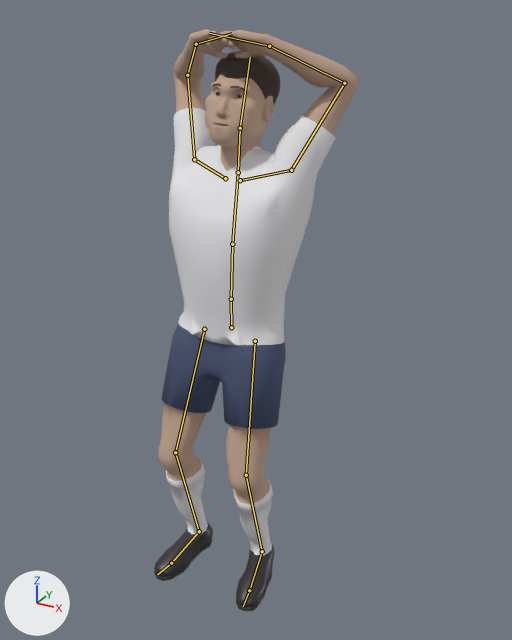
One commit to the Blender file assets/figure/figure.blend: the scene before it, then after it.
The view is the same before and after, from a 50 mm lens placed at (1.089, -1.78, 1.884), pointed at (0.065, 0.082, 0.953). Every picture has the same lights, and +X, +Y and +Z are marked at lower left. The picture after the commit comes second. Both versions are drawn at frame 15 of the action 'despair'; the numbers are the values there. The bones that bend it are drawn over the model as lines.

In view in the first picture: 'body', 'eyes', 'hair_short'.
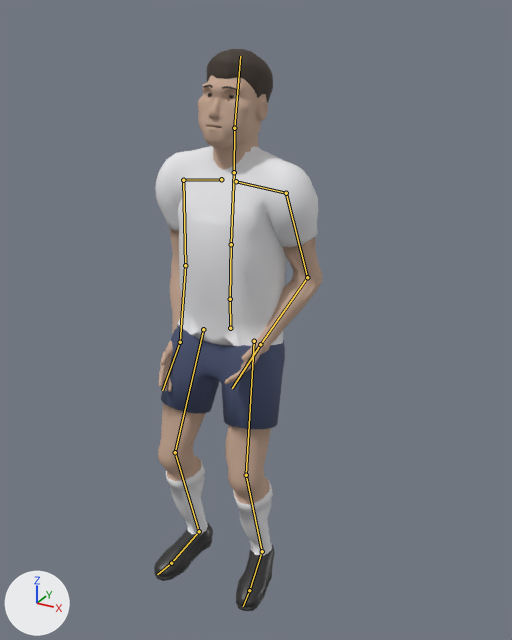
What changed in the scene script:
```text
Change bone_spine:
    where bone_spine = bpy.data.objects['rig'].pose.bones['spine']  # child of 'hips'
    bone_spine.rotation_quaternion: (0.999, -0.042, 0.0, 0.0) -> (1.0, -0.027, 0.0, 0.0)  # degrees (-5, 0, 0) -> degrees (-3, 0, 0)
Change bone_chest:
    where bone_chest = bpy.data.objects['rig'].pose.bones['chest']  # child of 'spine'
    bone_chest.rotation_quaternion: (0.999, -0.052, 0.0, 0.0) -> (0.999, -0.038, 0.0, 0.0)  # degrees (-6, 0, 0) -> degrees (-4, 0, 0)
Change bone_shoulder_l:
    where bone_shoulder_l = bpy.data.objects['rig'].pose.bones['shoulder_L']  # child of 'chest'
    bone_shoulder_l.rotation_quaternion: (0.975, -0.064, -0.055, 0.203) -> (1.0, 0.0, 0.0, 0.0)  # degrees (-8, -5, 24) -> degrees (0, 0, 0)
Change bone_upper_arm_l:
    where bone_upper_arm_l = bpy.data.objects['rig'].pose.bones['upper_arm_L']  # child of 'shoulder_L'
    bone_upper_arm_l.rotation_quaternion: (-0.621, -0.218, 0.374, -0.654) -> (0.907, -0.08, 0.257, -0.325)  # degrees (-19, -49, 102) -> degrees (-20, 24, -44)
Change bone_forearm_l:
    where bone_forearm_l = bpy.data.objects['rig'].pose.bones['forearm_L']  # child of 'upper_arm_L'
    bone_forearm_l.rotation_quaternion: (0.716, 0.699, 0.0, 0.0) -> (0.909, 0.413, -0.025, -0.055)  # degrees (89, 0, 0) -> degrees (49, 0, -7)
Change bone_hand_l:
    where bone_hand_l = bpy.data.objects['rig'].pose.bones['hand_L']  # child of 'forearm_L'
    bone_hand_l.rotation_quaternion: (0.791, 0.213, -0.554, 0.148) -> (0.905, 0.159, -0.39, 0.068)  # degrees (30, -70, 0) -> degrees (20, -47, 0)
Change bone_shoulder_r:
    where bone_shoulder_r = bpy.data.objects['rig'].pose.bones['shoulder_R']  # child of 'chest'
    bone_shoulder_r.rotation_quaternion: (0.975, -0.064, 0.055, -0.203) -> (1.0, 0.0, 0.0, 0.0)  # degrees (-8, 5, -24) -> degrees (0, 0, 0)
Change bone_upper_arm_r:
    where bone_upper_arm_r = bpy.data.objects['rig'].pose.bones['upper_arm_R']  # child of 'shoulder_R'
    bone_upper_arm_r.rotation_quaternion: (-0.621, -0.218, -0.374, 0.654) -> (0.916, 0.008, -0.177, 0.36)  # degrees (-19, 49, -102) -> degrees (-7, -19, 44)
Change bone_forearm_r:
    where bone_forearm_r = bpy.data.objects['rig'].pose.bones['forearm_R']  # child of 'upper_arm_R'
    bone_forearm_r.rotation_quaternion: (0.716, 0.699, 0.0, 0.0) -> (0.989, 0.145, 0.006, 0.024)  # degrees (89, 0, 0) -> degrees (17, 0, 3)
Change bone_hand_r:
    where bone_hand_r = bpy.data.objects['rig'].pose.bones['hand_R']  # child of 'forearm_R'
    bone_hand_r.rotation_quaternion: (0.791, 0.213, 0.554, -0.148) -> (0.92, 0.147, 0.358, -0.057)  # degrees (30, 70, 0) -> degrees (18, 42, 0)
```

Location of each change, (x1, y1, x2, y2) in pixels of the pictures (512 x 640 px):
'body', posed (17% narrower, 8% shorter): before (154, 29, 358, 611); after (154, 75, 323, 611)
'hair_short', posed: before (212, 50, 280, 105); after (203, 49, 273, 103)
'eyes', posed: before (215, 92, 244, 126); after (207, 93, 236, 128)
bone 'spine', root to tip: before (231, 299) to (232, 244); after (230, 299) to (231, 244)
bone 'chest', root to tip: before (232, 244) to (238, 172); after (231, 244) to (234, 172)
bone 'shoulder_L', root to tip: before (240, 180) to (291, 170); after (236, 181) to (286, 193)
bone 'upper_arm_L', root to tip: before (291, 170) to (344, 83); after (286, 193) to (307, 277)
bone 'forearm_L', root to tip: before (344, 83) to (269, 46); after (307, 277) to (260, 344)
bone 'hand_L', root to tip: before (269, 46) to (209, 33); after (260, 344) to (232, 388)
bone 'shoulder_R', root to tip: before (225, 178) to (194, 159); after (221, 179) to (183, 180)
bone 'upper_arm_R', root to tip: before (194, 159) to (187, 75); after (183, 180) to (185, 265)
bone 'forearm_R', root to tip: before (187, 75) to (196, 44); after (185, 265) to (180, 342)
bone 'hand_R', root to tip: before (196, 44) to (232, 33); after (180, 342) to (162, 390)
